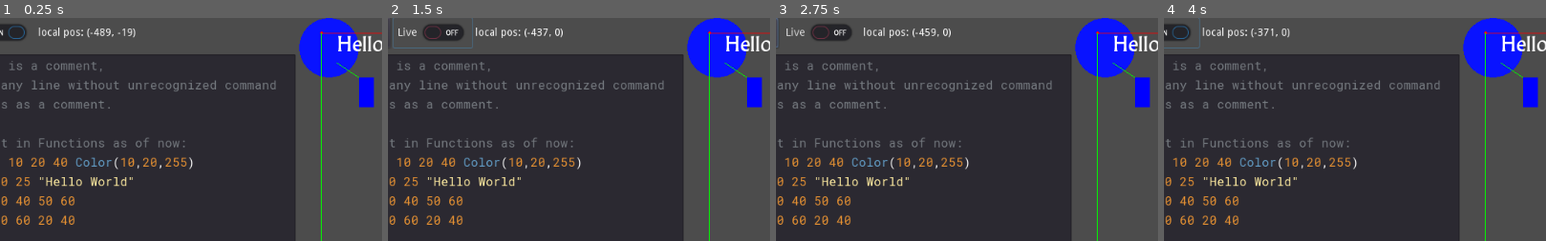
Above: before the commit, frames 1-4 (left to right).
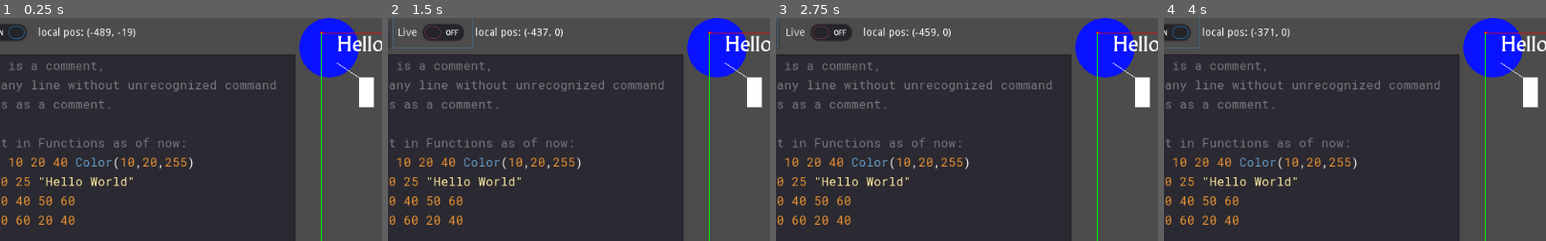
Above: after the commit, the same moments.

Repository: AnilBK/InteractiveProgramming
Game: Godot game, scene res://Shapes.tscn
Same seed, same stepped clock (60 frames per second), same inputs: the game is played once before the commit and once after it.
Inputs:
- Up to frame 1 (0.25 s): no input
- Up to frame 2 (1.5 s): click "Debug Line" at 0.5 s; click "Live" at 1.25 s
- Up to frame 3 (2.75 s): click "Execute" at 2 s
- Up to frame 4 (4 s): click "Execute" at 2.75 s; click "Live" at 3.5 s
The pictures show only the part of the screen within x 6-56%, y 0-50%; the shares and areas given below are measured in that part.

The runs differ from the first frame. In frame 1, 0.6% of the frame differs, in the area x 88-98%, y 20-41%; in frame 2, 0.6%; in frame 3, 0.6%; in frame 4, 0.6%.

Commit message:
Lexer and Support Colors.

Diff:
--- /dev/null
+++ b/Lexer.gd
@@ -0,0 +1,56 @@
+extends Node
+
+class_name Lexer
+
+var token_ptr = 0
+var input_line : String = ""
+
+func reset_lexer():
+    token_ptr = 0
+
+func are_tokens_remaining() -> bool:
+    return token_ptr < input_line.length()
+
+func get_token() -> String:
+    var token_buffer : String = ""
+    var inside_quotes : bool = false
+
+    var escape_spaces : bool = false
+
+    while are_tokens_remaining():
+        var ch = input_line[token_ptr]
+
+        token_ptr += 1
+
+        if (not escape_spaces) and ch == " ":
+            if token_buffer.empty():
+                continue
+            else:
+                break
+            continue
+        elif ch == "\"":
+            inside_quotes = not inside_quotes
+            escape_spaces = inside_quotes
+        elif ch == "(":
+            escape_spaces = true
+        elif ch == ")":
+            escape_spaces = false
+
+        token_buffer += ch
+
+    return token_buffer
+
+# Returns the parsed function name and parameters.
+# For eg:
+# 	line 10 20 40 50 -> [line, 10, 20, 40, 50]
+# 	line 10 20 40 50 Color(200,200,200) -> [line, 10, 20, 40, 50, Color(200,200,200)]
+#   text 10 20 \"Hello World\" -> [text, 10, 20, "Hello World"]
+func all_tokens_from_line(line : String) -> PoolStringArray:
+    reset_lexer()
+    input_line = line
+
+    var tokens : PoolStringArray = []
+    while are_tokens_remaining():
+        var tk = get_token()
+        tokens.append(tk)
+    return tokens
--- a/Parser.gd
+++ b/Parser.gd
@@ -1,53 +1,4 @@
 extends Node
-
-# Our function parameters are separated by a space.
-# If there are no strings in a function then we can just split the string,
-# to get the parameters directly.
-# For functions like:
-#	 line 10 20 40 50
-static func _no_string_split(line : String):
-	var params = line.split(" ")
-	return params
-
-# For functions like # text 10 20 "hello world"
-# single space based splitting doesn't work, as there can be spaces
-# in between strings.
-static func _string_split(line : String):
-	# TESTS for this function:
-	# All this examples work for this.
-	#	_string_split("Hello    World")
-	#	_string_split("Hello  World")
-	#	_string_split("10 20 Hello World")
-	#	_string_split("Hello \"Hello World")
-	#	_string_split("Hello \"Hello World\"")
-
-	#Maybe use things like string.left(), get_slice() etc ??
-
-	var params = []
-
-	var inside_quotes = false
-	var temp_param = ""
-
-	for ch in line:
-		if (not inside_quotes) and (ch == " "):
-			#If there are two space in a row,
-			#then it is appended to the array.
-			if temp_param != "":
-				params.append(temp_param)
-			#temp_param can now store another param.
-			temp_param = ""
-		elif ch == "\"":
-			inside_quotes = not inside_quotes
-		else:
-			temp_param += ch
-
-	#In This Case, text 20 25 "Hello World"\n
-	#There is no space in the last for line string to split.
-	#So, perform that now.
-	if temp_param != "":
-		params.append(temp_param)
-
-	return params
 
 static func parse_color(line : String):
 	var valid : bool = true
@@ -78,36 +29,6 @@
 	return {"valid" : valid, "color" : color, "start" : color_start, "len" : color_len,
 			"colors_str" : colors_str}
 
-# Returns the function name and parameters.
-# For eg:
-# 	line 10 20 40 50 -> [line, 10, 20, 40, 50]
-#   text 10 20 \"Hello World\" -> [text, 10, 20, Hello World]
-static func parse_line(line : String):
-	line = line.strip_edges()
-
-	# Get the color directly from a string,
-	# Just Hacky Workaround, because this parser is really bad.
-	# that means we don't really care where this color function is called in a line,
-	# we just directly parse it immediately.
-	var parsed_color = parse_color(line)
-	if parsed_color.valid:
-		#temporarily remove the color from string,
-		#so we shouldn't parse in the next steps below.
-		line.erase(parsed_color.start, parsed_color.len)
-		line = line.strip_edges(false, true)
-
-	var contents = []
-
-	var line_contains_string = "\"" in line
-	if line_contains_string:
-		contents = _string_split(line)
-	else:
-		contents = _no_string_split(line)
-
-	if parsed_color.valid:
-		contents.append(parsed_color.colors_str)
-
-	return contents
 
 ##############################################################
 ##############################################################
@@ -120,14 +41,16 @@
 	var x : float = 0.0
 	var y : float = 0.0
 	var rad : float = 0.0
-	var _color : Color = Color(255, 255, 255)
+	var _color : Color = Color.white
 
-	var line = String(" ").join(params)
-	var parsed_color = parse_color(line)
-	if parsed_color.valid:
-		_color = parsed_color.color
+	if params.size() == 5:
+		# 5th means color.
+		var col_str = params[4]
+		var parsed_color = parse_color(col_str)
+		if parsed_color.valid:
+			_color = parsed_color.color
 
-	if params.size() < 4:
+	if not(params.size() != 4 or params.size() != 5):
 		valid = false
 	else:
 		x = float(params[1])
@@ -145,8 +68,16 @@
 	var y : float = 0.0
 	var w : float = 0.0
 	var h : float = 0.0
+	var _color : Color = Color.white
 
-	if params.size() != 5:
+	if params.size() == 6:
+		# 6th means color.
+		var col_str = params[5]
+		var parsed_color = parse_color(col_str)
+		if parsed_color.valid:
+			_color = parsed_color.color
+
+	if not(params.size() != 5 or params.size() != 6):
 		valid = false
 	else:
 		x = float(params[1])
@@ -154,7 +85,7 @@
 		w = float(params[3])
 		h = float(params[4])
 
-	return {"valid" : valid, "x" : x, "y" : y, "w" : w, "h" : h}
+	return {"valid" : valid, "x" : x, "y" : y, "w" : w, "h" : h, "color" : _color}
 
 
 static func _parse_line(params) -> Dictionary:
@@ -166,8 +97,16 @@
 	var x2 : float = 0.0
 	var y2 : float = 0.0
 	var w : float = 1.0 #Optional
+	var _color : Color = Color.white
 
-	#w is an additional param, so we check sizes 5 and 6.
+	if params.size() == 6:
+		# 6th means color.
+		var col_str = params[5]
+		var parsed_color = parse_color(col_str)
+		if parsed_color.valid:
+			_color = parsed_color.color
+
+	#Color is an additional param, so we check sizes 5 and 6.
 	if not (params.size() == 5 or params.size() == 6):
 		valid = false
 	else:
@@ -179,35 +118,32 @@
 		if params.size() == 6:
 			w = float(params[5])
 
-	return {"valid" : valid, "x1" : x1, "y1" : y1, "x2" : x2, "y2" : y2, "w" : w}
+	return {"valid" : valid, "x1" : x1, "y1" : y1, "x2" : x2, "y2" : y2, "w" : w, "color" : _color}
 
 
-static func _parse_text(line : String) -> Dictionary:
+static func _parse_text(params) -> Dictionary:
 	#Line         =    text	  	10 	20 	" Some String "
 	#params       =   funcname 	x1	y1	" string      "
 	var valid : bool = true
 	var x : float = 0.0
 	var y : float = 0.0
 	var string : String = ""
+	var _color : Color = Color.white
 
-	#Make sure we have just two quotes.
-	var quotes_count = line.count("\"")
-	if quotes_count == 2:
-		var pos_of_first_quote = line.find("\"")
-		#text	  	10 	20 	" Some String "
-		#                   ^ pos_of_first_quote
-		#1 			2	3 = 3 parameters on the left.
-		var left_string = line.left(pos_of_first_quote)
-		left_string = left_string.rstrip(" ")
+	if params.size() == 5:
+		# 5th means color.
+		var col_str = params[4]
+		var parsed_color = parse_color(col_str)
+		if parsed_color.valid:
+			_color = parsed_color.color
 
-		var left_params = left_string.split(" ")
-		if left_params.size() == 3:
-			x = float(left_params[1])
-			y = float(left_params[2])
-			string = line.get_slice("\"", 1)
-		else:
-			valid = false
+	if not(params.size() != 4 or params.size() != 5):
+		valid = false
 	else:
-		valid = false
+		x = float(params[1])
+		y = float(params[2])
+		string = params[3]
+		string = string.lstrip("\"")
+		string = string.rstrip("\"")
 
-	return {"valid" : valid, "x" : x, "y" : y, "string" : string}
+	return {"valid" : valid, "x" : x, "y" : y, "string" : string, "color" : _color}
--- a/Shapes.gd
+++ b/Shapes.gd
@@ -12,7 +12,9 @@
 onready var debug_line_parent = $StackDecomposeVbox/DebugLineStack
 onready var program_node : TextEdit = $Program
 const Parser = preload("Parser.gd")
-
+const Lexer = preload("Lexer.gd")
+
+var lexer = Lexer.new()
 var font = DynamicFont.new()
 
 var built_in_types = [
@@ -91,9 +93,6 @@
 	live = $HBoxContainer/Live.pressed
 	$HBoxContainer/Generate.visible = not live
 
-	var str1 = "circle 10 20 40 Color(10,20,255)"
-	print(Parser.parse_color(str1))
-
 	_on_Program_text_changed()
 
 	add_syntax_highlighting()
@@ -129,7 +128,11 @@
 		if line.begins_with("#"):
 			continue
 
-		var params = Parser.parse_line(line)
+		var params = lexer.all_tokens_from_line(line)
+
+		if params.empty():
+			continue
+
 		var func_name = params[0]
 
 		if func_name == "circle":
@@ -149,12 +152,11 @@
 				var _y = parsed_rect.y
 				var _w = parsed_rect.w
 				var _h = parsed_rect.h
+				var _col = parsed_rect.color
 
 				var pos = global_pos(Vector2(_x, _y))
 				var size = Vector2(_w, _h)
-
-				var color = Color.blue
-				draw_rect(Rect2(pos, size), color)
+				draw_rect(Rect2(pos, size), _col)
 		elif func_name == "line":
 			var parsed_line = Parser._parse_line(params)
 			if parsed_line.valid:
@@ -163,11 +165,11 @@
 				var _x2 = parsed_line.x2
 				var _y2 = parsed_line.y2
 				var _w = parsed_line.w
+				var _col = parsed_line.color
 
 				var line_start_pos = global_pos(Vector2(_x1, _y1))
 				var line_end_pos = global_pos(Vector2(_x2, _y2))
 
-				var color = Color.green
 
 				"""
 				if _w == 1.0f:
@@ -178,16 +180,17 @@
 					draw_line(line_start_pos, line_end_pos, color, _w)
 				"""
 				#We can do the thing above but remove the extra if i guess.
-				draw_line(line_start_pos, line_end_pos, color, _w)
+				draw_line(line_start_pos, line_end_pos, _col, _w)
 		elif func_name == "text":
-			var parsed_text = Parser._parse_text(line)
+			var parsed_text = Parser._parse_text(params)
 			if parsed_text.valid:
 				var _x = parsed_text.x
 				var _y = parsed_text.y
 				var _string = parsed_text.string
+				var _col = parsed_text.color
 
 				var pos = global_pos(Vector2(_x, _y))
-				draw_string(font, pos, _string)
+				draw_string(font, pos, _string, _col)
 
 	#Draw Grid and Gizmos.
 	draw_circle(start_pos, 2, Color.red)
@@ -222,8 +225,7 @@
 	var line = code[current_line()].strip_edges()
 	#Line  =     circle	  	10 	20 	5
 	#params =    funcname 	x  	y   radius
-	var params = Parser.parse_line(line)
-
+	var params = lexer.all_tokens_from_line(line)
 	var func_name = params[0]
 
 	for shape in built_in_types:
@@ -369,7 +371,7 @@
 
 		line = line.strip_edges()
 
-		var params = Parser.parse_line(line)
+		var params = lexer.all_tokens_from_line(line)
 		var func_name = params[0]
 
 		if func_name == "circle":
@@ -385,7 +387,7 @@
 			if  _line.valid:
 				add_debug_line_hbox(_line.x1, _line.y1, _line.x2, _line.y2)#, _line.w)
 		elif func_name == "text":
-			var _text = Parser._parse_text(line)
+			var _text = Parser._parse_text(params)
 			if  _text.valid:
 				add_debug_text_hbox(_text.x, _text.y)
 		break
--- a/project.godot
+++ b/project.godot
@@ -7,6 +7,16 @@
 ;   param=value ; assign values to parameters
 
 config_version=4
+
+_global_script_classes=[ {
+"base": "Node",
+"class": "Lexer",
+"language": "GDScript",
+"path": "res://Lexer.gd"
+} ]
+_global_script_class_icons={
+"Lexer": ""
+}
 
 [application]
 
